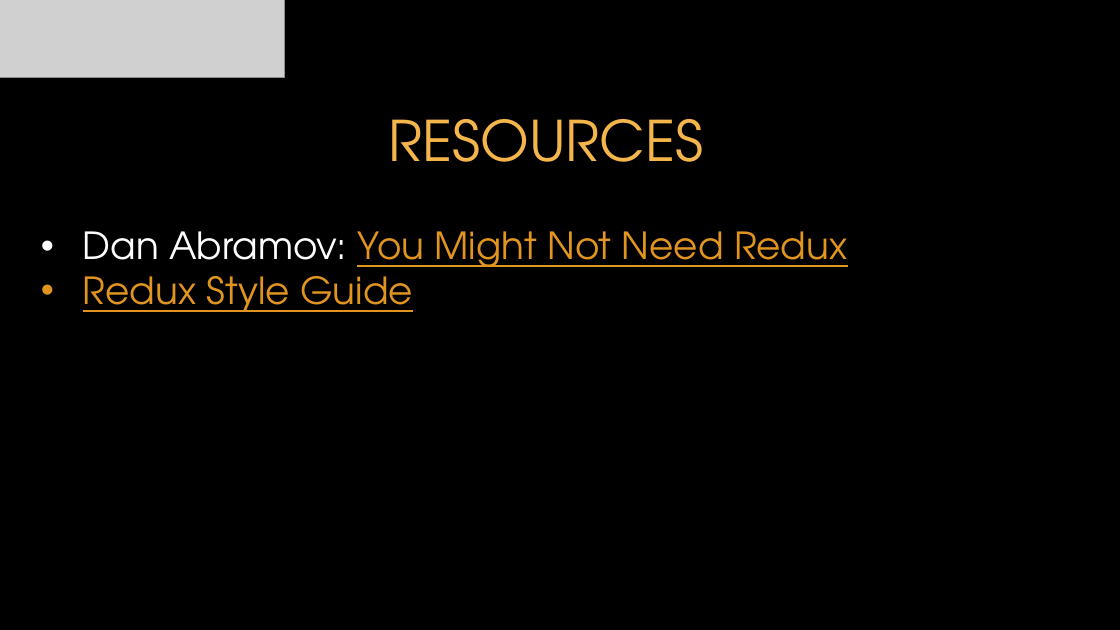
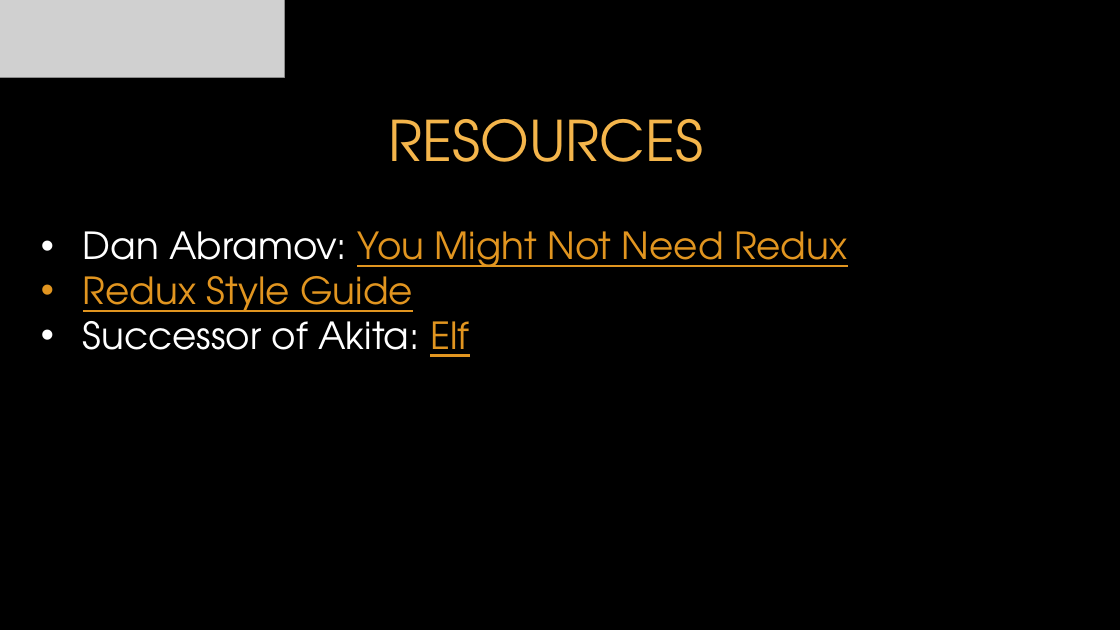
Before and after one commit to itenium-be/Redux, a slide deck: slide 10 of Redux.pptx. Drawn at 1120x630 pixels with LibreOffice and Linux fonts; fonts in the diff are those of the drawing; grey boxes stand for pictures; background and template pictures are left out. Boxes give left, top, right and bottom in pixels: in the first picture for what was removed or moved away, otherwise in the second. Text is boxed around its words. In the diff, an @@ line names an element or a change of style, - is before the commit and + after.

Commit message:
pptx

```diff
--- a/Redux.pptx
+++ b/Redux.pptx
@@ text at [83, 310, 469, 357]: paragraph added @@
+• Successor of Akita: Elf
```
